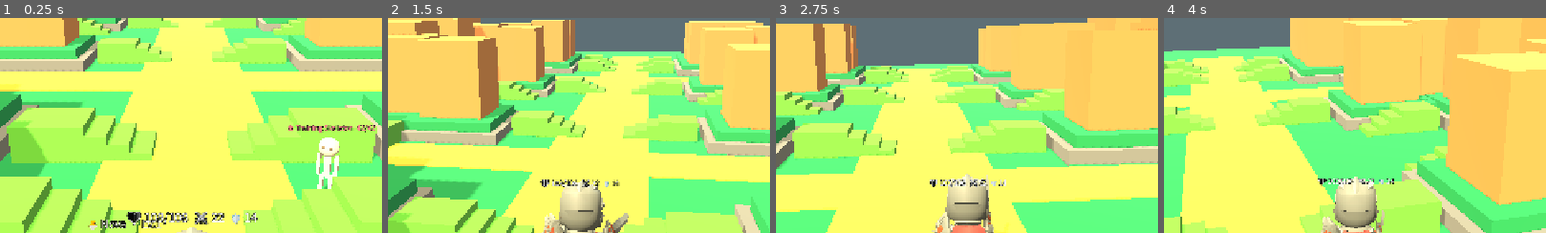
Above: before the commit, frames 1-4 (left to right).
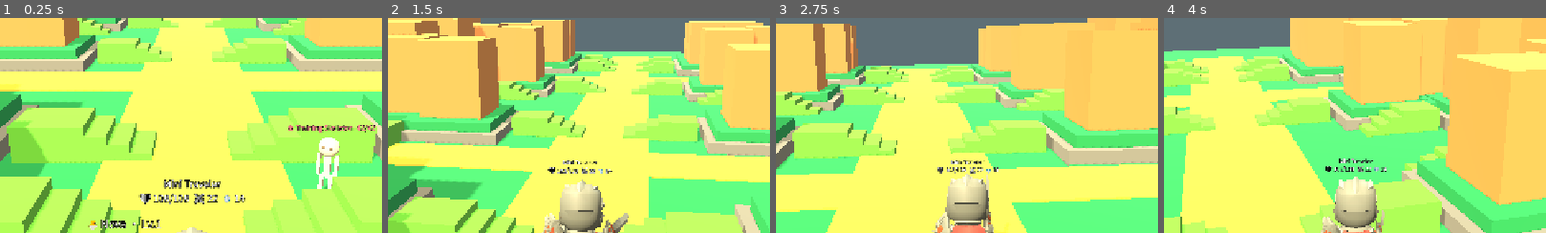
Above: after the commit, the same moments.

Repository: Mrlukahuang/mini-utopia-studio
Game: Godot game, scene res://scenes/newbie_village_100x100_v0_3.tscn
Same seed, same stepped clock (60 frames per second), same inputs: the game is played once before the commit and once after it. This scene is started directly instead of the project's main scene.
Inputs (mouse positions are % of the whole screen's width and height, from its top left):
- Up to frame 1 (0.25 s): no input
- Up to frame 2 (1.5 s): tap Enter at 0.5 s; move the mouse to (55, 50) at 0.52 s; hold Shift (run) 0.53-1.28 s; hold W (move_forward) from 0.53 s (still down); click (55, 50) at 0.67 s; tap Space (jump) at 0.77, 1.07 s; move the mouse to (45, 50) at 1.27 s; tap F (attack) at 1.35 s
- Up to frame 3 (2.75 s): keep holding W (move_forward); tap Space (jump) at 1.52, 1.82 s; tap Shift (run) at 1.55 s; move the mouse to (52, 48) at 2.02 s; hold Shift (run) from 2.03 s (still down); tap E (interact) at 2.1 s
- Up to frame 4 (4 s): keep holding W (move_forward); move the mouse to (49, 52) at 2.77 s; release Shift (run) at 2.78 s; tap Shift (run) at 2.85 s; click (49, 52) at 2.92 s; tap Space (jump) at 3.02, 3.32, 3.77 s; move the mouse to (57, 51) at 3.52 s; hold Shift (run) from 3.53 s (still down)
The pictures show only the part of the screen within x 25-75%, y 24-74%; the shares and areas given below are measured in that part.

The runs differ from the first frame. In frame 1, 2.2% of the frame differs, in the area x 33-68%, y 75-97%; in frame 2, 0.7%; in frame 3, 0.7%; in frame 4, 0.6%.

Commit message:
feat(lane-a): single active Hero name and stats label (sync latest main)

Diff:
--- a/godot/scripts/player.gd
+++ b/godot/scripts/player.gd
@@ -263,21 +263,43 @@
 
 
 func _build_combat_label() -> void:
+    # A single two-line billboard above the KayKit hero's helmet. It travels
+    # with the player and faces the iPad camera without creating a screen HUD.
     _combat_label = Label3D.new()
     _combat_label.name = "CombatLabel"
-    _combat_label.position = Vector3(0.0, 2.34, 0.0)
-    _combat_label.font_size = 34
-    _combat_label.outline_size = 7
+    _combat_label.position = Vector3(0.0, 2.76, 0.0)
+    _combat_label.font_size = 30
+    _combat_label.pixel_size = 0.0045
+    _combat_label.width = 560.0
+    _combat_label.autowrap_mode = TextServer.AUTOWRAP_WORD_SMART
+    _combat_label.horizontal_alignment = HORIZONTAL_ALIGNMENT_CENTER
+    _combat_label.outline_size = 6
     _combat_label.modulate = Color("#FFFFFF")
     _combat_label.billboard = BaseMaterial3D.BILLBOARD_ENABLED
+    var chinese_font := load("res://assets/fonts/NotoSansSC-UI.tres") as Font
+    if chinese_font != null:
+        _combat_label.font = chinese_font
     add_child(_combat_label)
+
+
+func _hero_display_name() -> String:
+    # The exact selected Hero payload is already applied before this label
+    # is built. Never display a stale name from a different family session.
+    if creator_play_runtime != null:
+        var display := String(
+            creator_play_runtime.payload.get("character_name", "")
+        ).strip_edges()
+        if not display.is_empty():
+            return display
+    return "小英雄"
 
 
 func _update_combat_label() -> void:
     if _combat_label == null:
         return
     _combat_label.text = (
-        "❤️ "
+        _hero_display_name()
+        + "\n❤️ "
         + str(current_hp)
         + "/"
         + str(max_hp)
--- a/godot/tests/village_creator_entrypoint_smoke.gd
+++ b/godot/tests/village_creator_entrypoint_smoke.gd
@@ -217,6 +217,34 @@
     if player == null or player.get_node_or_null("CollisionShape3D") == null:
         _fail("player has no physical collider")
         return
+
+    # Name and combat values must share one camera-facing label anchored
+    # above the active KayKit Hero's head, not a second floating HUD label.
+    var head_labels := player.find_children("CombatLabel", "Label3D", true, false)
+    if head_labels.size() != 1:
+        _fail("player requires exactly one name + stats billboard")
+        return
+    var head_label := head_labels[0] as Label3D
+    if (head_label.billboard != BaseMaterial3D.BILLBOARD_ENABLED
+        or head_label.position.y < 2.5
+        or head_label.width < 500.0):
+        _fail("Hero name billboard is off-center or too narrow")
+        return
+    var play_state := player.get_node_or_null("CreatorPlayRuntime") as MiniUtopiaCreatorPlayRuntime
+    if play_state == null:
+        _fail("selected Hero session missing from player")
+        return
+    var earlier_name: String = String(play_state.payload.get("character_name", ""))
+    play_state.payload["character_name"] = "小冒险家"
+    player.call("_update_combat_label")
+    if (not head_label.text.begins_with("小冒险家\n")
+        or not head_label.text.contains("❤️ ")
+        or not head_label.text.contains("⚔️ ")
+        or not head_label.text.contains("🛡️ ")):
+        _fail("Hero name and HP/ATK/DEF do not appear in a single billboard")
+        return
+    play_state.payload["character_name"] = earlier_name
+    player.call("_update_combat_label")
 
     # Test actual physics-space intersections at known playable obstacles.
     # Checking that a shape exists alone cannot prove it blocks a ray.
